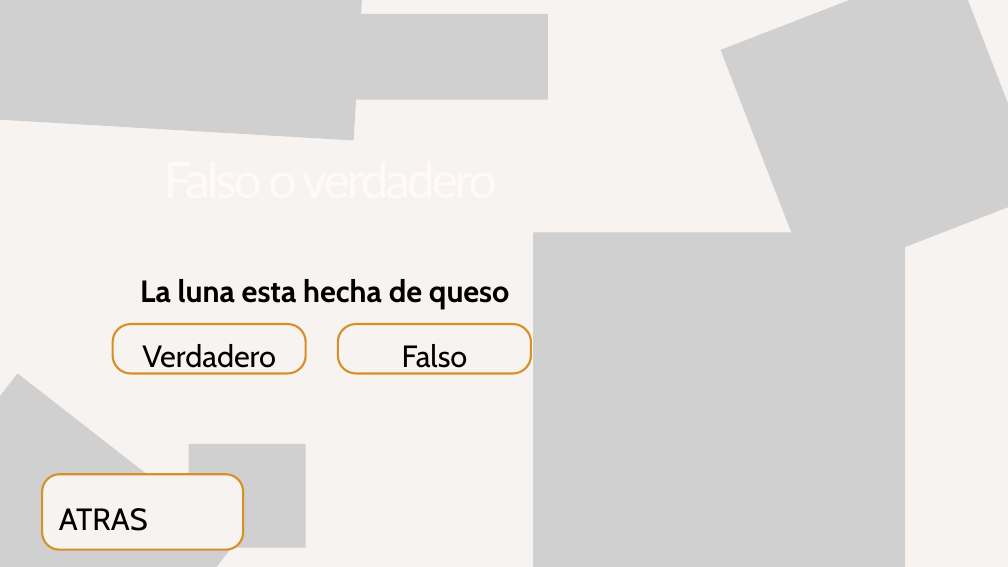
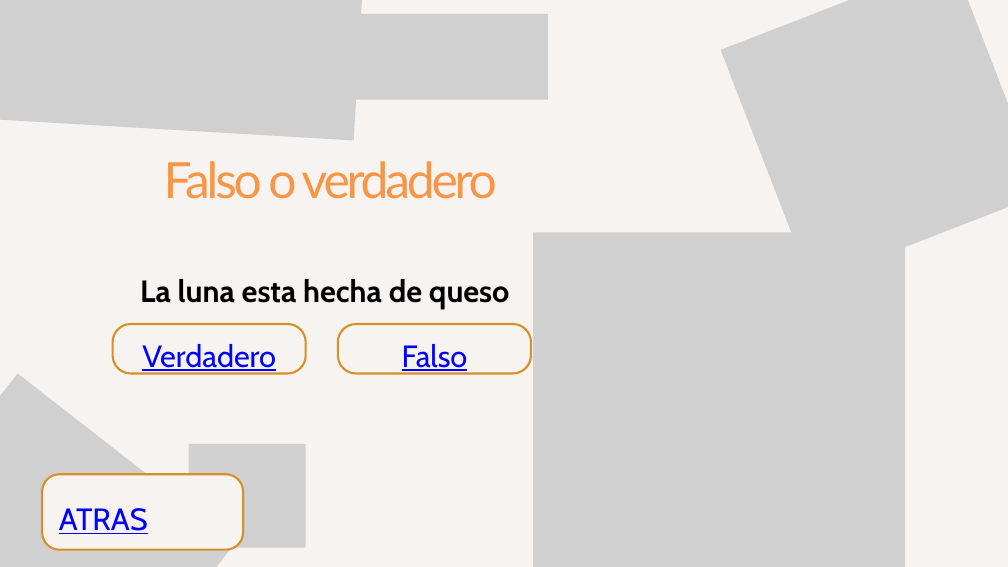
Before and after one commit to Galia-Landeros/EduMotion, a slide deck: slide 7 of assets/ppt/Green and Orange Illustrative Quiz Time Presentation.pptx. Drawn at 1008x567 pixels with LibreOffice and Linux fonts; fonts in the diff are those of the drawing; grey boxes stand for pictures; background and template pictures are left out. Boxes give left, top, right and bottom in pixels: in the first picture for what was removed or moved away, otherwise in the second. Text is boxed around its words. In the diff, an @@ line names an element or a change of style, - is before the commit and + after.

```diff
--- a/assets/ppt/Green and Orange Illustrative Quiz Time Presentation.pptx
+++ b/assets/ppt/Green and Orange Illustrative Quiz Time Presentation.pptx
@@ text "Falso o verdadero" at (164,161,497,199): text colour #FFFAF8 to #F79646 @@
@@ text colour #000000 to #0000FF, underline on in 3 elements at (142,344,276,374), (402,344,468,374), (59,508,148,534) @@
```
Also in this commit, not shown: 11 other slides changed, 11 other files.
